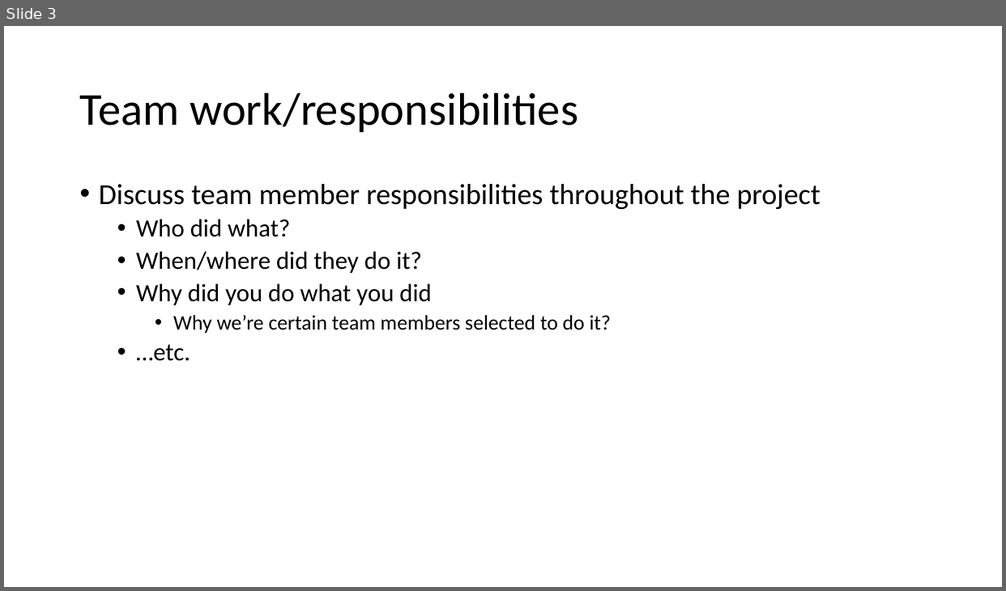
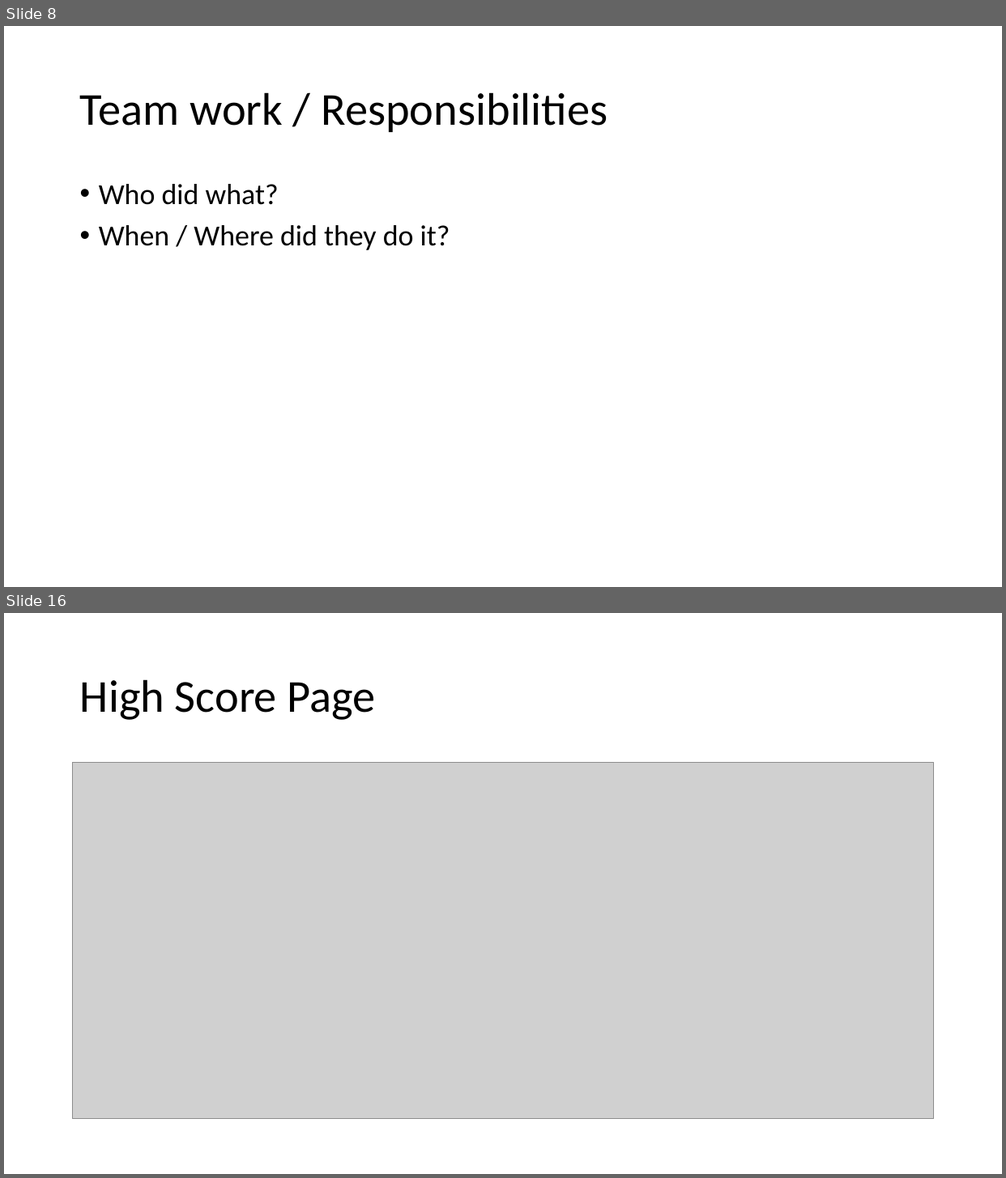
Before and after one commit to Jacobchapman99/ENSE-374-Group07-Project, a slide deck: Milestone4/Milestone 4.ppt. Shown one above the other, each under a label of ours: slide 3 before the commit, slides 8 and 16 after it; the slides between them are not shown. The pictures are 1006x591 and 1006x1178 pixels, drawn with LibreOffice and Linux fonts; fonts in the diff are those of the drawing; grey boxes stand for pictures. Boxes give left, top, right and bottom in pixels: in the first picture for what was removed or moved away, otherwise in the second. Text is boxed around its words. In the diff, an @@ line names an element or a change of style, - is before the commit and + after.

```diff
--- a/Milestone4/Milestone 4.ppt
+++ b/Milestone4/Milestone 4.ppt
@@ slide 16 added at (4, 613, 1002, 1174), background #FFFFFF @@
@@ title added at (80, 679, 376, 720), 44 pt, text #000000 @@
+High Score Page
@@ picture added at (73, 763, 933, 1118) @@
@@ what was slide 3 is now slide 8 @@
@@ slide 8 changed as well @@
@@ title at (80, 92, 608, 132): text changed @@
-Team work/responsibilities
+Team work / Responsibilities
@@ text at (99, 184, 820, 209): paragraph removed @@
-• Discuss team member responsibilities throughout the project
@@ text at (99, 184, 279, 205): size 24 to 28 pt in "Who did what?"; list level 2 to 1 in "Who did what?" @@
@@ text at (99, 225, 450, 250): text changed; size 24 to 28 pt @@
-  • When/where did they do it?
-  • Why did you do what you did
-    • Why we’re certain team members selected to do it?
-  • …etc.
+• When / Where did they do it?
```
Also in this commit, not shown: 1 other slide changed, 24 other slides added, 5 slides removed.
